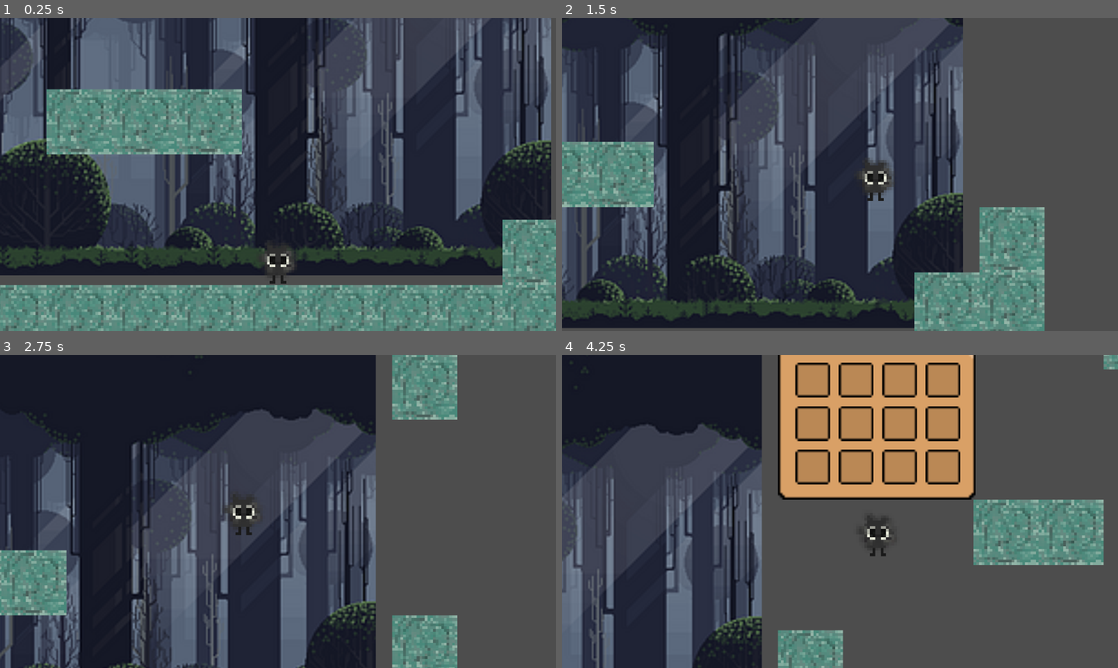
Above: before the commit, frames 1-4 (two rows, left to right).
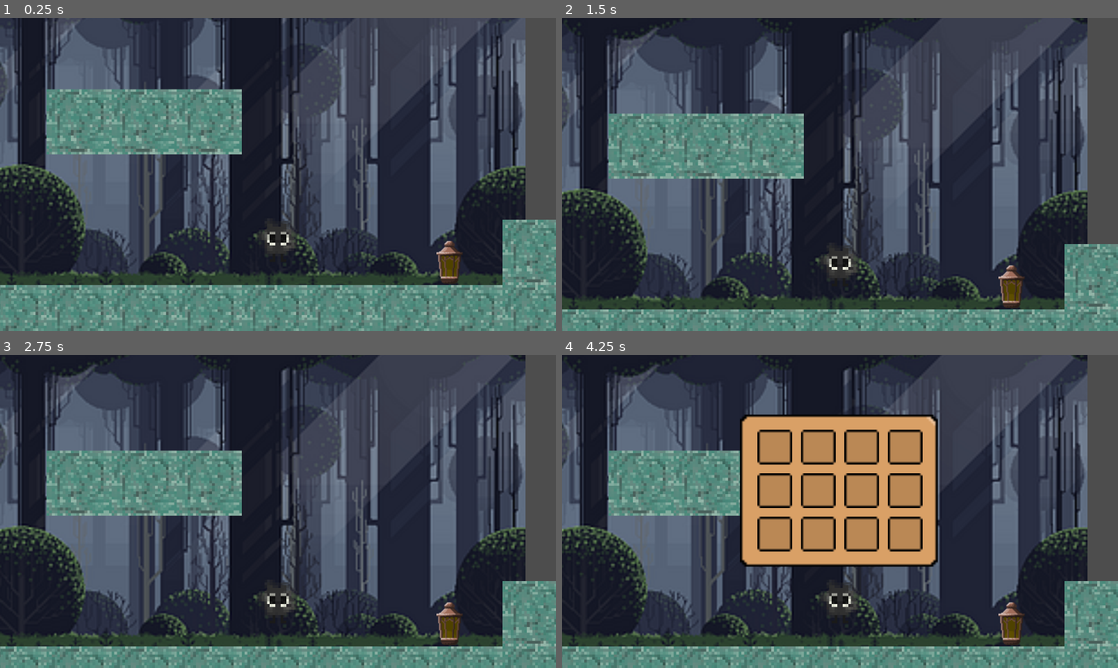
Above: after the commit, the same moments.

Repository: KerhylonKava/dust-and-dawn-game
Game: Godot game, scene res://levels/level.tscn
Two runs of this game, one before a commit and one after it. Both use one fixed random seed, a clock stepped at 60 frames per second and the inputs below.
Inputs:
- Up to frame 1 (0.25 s): no input
- Up to frame 2 (1.5 s): hold Right (right) from 0.53 s (still down); tap Up (up) at 0.6, 0.77, 1.07, 1.35 s
- Up to frame 3 (2.75 s): tap Up (up) at 1.52, 1.82, 2.1 s; release Right (right) at 2.03 s; hold Left (left) from 2.03 s (still down)
- Up to frame 4 (4.25 s): release Left (left) at 2.78 s; hold Right (right) from 2.78 s (still down); tap Up (up) at 2.85, 3.02, 3.32, 3.6, 3.77, 4.07 s; tap I (inventory) at 4.15 s

The runs differ from the first frame. In frame 1, 41% of the frame differs, in the area x 0-100%, y 0-86%; in frame 2, 61%; in frame 3, 68%; in frame 4, 78%, in the area x 0-100%, y 0-100%.
Error after the commit: Parse Error: Class "QuestManager" hides a global script class. (res://levels/level.tscn::GDScript_xq3wu:1)

Commit message:
Added beginnings of quest system - Doesn't work yet

Diff:
--- /dev/null
+++ b/Quest/game_manager.tscn
@@ -0,0 +1,50 @@
+[gd_scene load_steps=5 format=3 uid="uid://pfq7anv57pl"]
+
+[ext_resource type="Texture2D" uid="uid://b4koic1xeodbr" path="res://inventory/inventory-slot.png" id="1_mlq7q"]
+[ext_resource type="Texture2D" uid="uid://nr4urlnudp8e" path="res://inventory/Lantern 1 - Beonze and Yellow_007.png" id="2_yo4qq"]
+[ext_resource type="Texture2D" uid="uid://chhg4ijms1u0c" path="res://inventory/Lantern 7 - Bronze and Yellow_037.png" id="3_4kej5"]
+
+[sub_resource type="GDScript" id="GDScript_ta1th"]
+resource_name = "game_manager"
+script/source = "extends Node2D
+
+var lit = 0
+var unlit = 1
+
+
+func _process(delta :float) -> void:
+	$CanvasLayer/Unlit.text = str(unlit)
+	$CanvasLayer/Lit.text = str(lit)
+"
+
+[node name="GameManager" type="Node2D"]
+script = SubResource("GDScript_ta1th")
+
+[node name="QuestBox" type="CanvasLayer" parent="."]
+
+[node name="Background" type="Sprite2D" parent="QuestBox"]
+texture_filter = 1
+position = Vector2(3, -8)
+scale = Vector2(16.1406, 8)
+texture = ExtResource("1_mlq7q")
+
+[node name="Lit_Lantern" type="Sprite2D" parent="QuestBox"]
+texture_filter = 1
+position = Vector2(77, -9)
+scale = Vector2(1.46436, 1.39286)
+texture = ExtResource("2_yo4qq")
+
+[node name="Unlit_Lantern" type="Sprite2D" parent="QuestBox"]
+texture_filter = 1
+position = Vector2(-71, -9)
+scale = Vector2(1.65263, 1.5051)
+texture = ExtResource("3_4kej5")
+
+[node name="Label" type="Label" parent="QuestBox"]
+texture_filter = 1
+offset_left = -21.0
+offset_top = -33.0
+offset_right = -3.0
+offset_bottom = -10.0
+scale = Vector2(2.5, 2.5)
+text = "->"
--- /dev/null
+++ b/Quest/quest_manager.gd
@@ -0,0 +1,26 @@
+class_name QuestManager extends Node2D
+
+#jui elements for quest infor to show on screen
+@onready var QuestBox: CanvasLayer = $GameManager.get_node('QuestBox')
+@onready var Background: Sprite2D = $GameManager.get_node('QuestBox').get_node('Background')
+@onready var Lit_Lantern: Sprite2D = $GameManager.get_node('QuestBox').get_node('Lit_Lantern')
+@onready var Unlit_Lantern: Sprite2D = $GameManager.get_node('QuestBox').get_node('Unlit_Lantern')
+
+@export_group("Quest Settings")
+@export var quest_name: String #name of quest
+@export var quest_description: String #ui description text\
+@export var reached_goal_text: String #ui description text after reaching goal
+
+#all quest statuses
+enum QuestStatus{
+	avaliable,
+	started,
+	reached_goal,
+	finished,
+}
+
+#quest status
+@export var quest_status: QuestStatus = QuestStatus.avaliable
+
+@export_group("Reward Settings")
+@export var reward_amount: int #currency? Probably light awarded?
--- /dev/null
+++ b/levels/lantern_unlit.tscn
@@ -0,0 +1,17 @@
+[gd_scene load_steps=3 format=3 uid="uid://cy8y3vx6h7o6e"]
+
+[ext_resource type="Texture2D" uid="uid://chhg4ijms1u0c" path="res://inventory/Lantern 7 - Bronze and Yellow_037.png" id="1_ena8a"]
+
+[sub_resource type="CapsuleShape2D" id="CapsuleShape2D_qbpis"]
+radius = 22.0
+height = 60.0
+
+[node name="CharacterBody2D" type="CharacterBody2D"]
+
+[node name="CollisionShape2D" type="CollisionShape2D" parent="."]
+position = Vector2(-5, -24)
+shape = SubResource("CapsuleShape2D_qbpis")
+
+[node name="Lantern1-BeonzeAndYellow007" type="Sprite2D" parent="."]
+position = Vector2(-1, -15)
+texture = ExtResource("1_ena8a")
--- a/levels/level.tscn
+++ b/levels/level.tscn
@@ -1,8 +1,16 @@
-[gd_scene load_steps=9 format=3 uid="uid://oh2yqogjhan5"]
+[gd_scene load_steps=11 format=3 uid="uid://oh2yqogjhan5"]
 
 [ext_resource type="Texture2D" uid="uid://b6e3jmlhxga7q" path="res://placeholderBackground.png" id="1_4mmie"]
 [ext_resource type="PackedScene" uid="uid://ds50p7iginw18" path="res://levels/soot_sprite/soot_sprite.tscn" id="2_kjw3a"]
 [ext_resource type="Texture2D" uid="uid://bnk46ffxjneqh" path="res://full-grass-tile.png" id="3_pry1n"]
+[ext_resource type="PackedScene" uid="uid://cy8y3vx6h7o6e" path="res://levels/lantern_unlit.tscn" id="4_hoq37"]
+
+[sub_resource type="GDScript" id="GDScript_xq3wu"]
+resource_name = "Quest System"
+script/source = "class_name QuestManager extends Node2D
+
+var quest1Accepted:bool = false
+"
 
 [sub_resource type="RectangleShape2D" id="RectangleShape2D_hqt37"]
 size = Vector2(70, 767.5)
@@ -25,6 +33,7 @@
 sources/1 = SubResource("TileSetAtlasSource_x4kvx")
 
 [node name="level" type="Node2D"]
+script = SubResource("GDScript_xq3wu")
 
 [node name="Borders" type="Node2D" parent="."]
 
@@ -46,12 +55,12 @@
 disabled = true
 
 [node name="Floor" type="CollisionShape2D" parent="Borders/StaticBody2D"]
-position = Vector2(674, 750)
+position = Vector2(640, 770)
 shape = SubResource("RectangleShape2D_ajbe8")
 disabled = true
 
 [node name="Background" type="Sprite2D" parent="."]
-position = Vector2(650, 203)
+position = Vector2(591, 262)
 scale = Vector2(4.2035, 4.2035)
 texture = ExtResource("1_4mmie")
 
@@ -77,3 +86,8 @@
 
 [node name="SootSprite" parent="." instance=ExtResource("2_kjw3a")]
 position = Vector2(683, 647)
+script = null
+
+[node name="CharacterBody2D" parent="." instance=ExtResource("4_hoq37")]
+position = Vector2(1080, 728)
+scale = Vector2(2, 2)
Binary file added: inventory/Lantern 7 - Bronze and Yellow_037.png
Not shown, added: inventory/Lantern 7 - Bronze and Yellow_037.png.import
